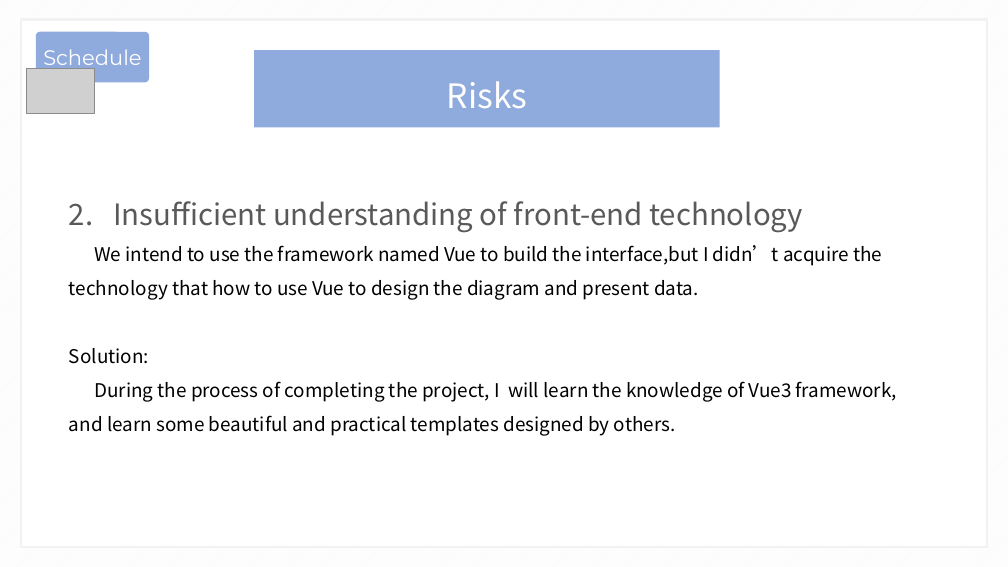
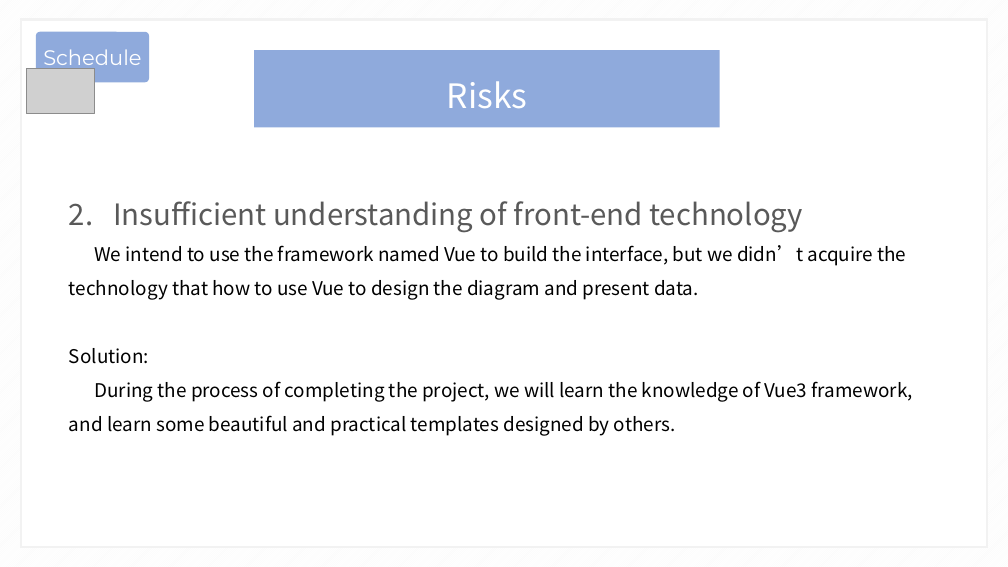
Before and after one commit to WhoopsLeo/Air-Quality-Visualization-System-frontend, a slide deck: slide 13 of 软件项目管理第一次演讲.pptx (slide 11 before the commit). Drawn at 1008x567 pixels with LibreOffice and Linux fonts; fonts in the diff are those of the drawing; grey boxes stand for pictures. Boxes give left, top, right and bottom in pixels: in the first picture for what was removed or moved away, otherwise in the second. Text is boxed around its words. In the diff, an @@ line names an element or a change of style, - is before the commit and + after.

```diff
--- a/软件项目管理第一次演讲.pptx
+++ b/软件项目管理第一次演讲.pptx
@@ text at [69, 245, 906, 300]: text changed @@
-We intend to use the framework named Vue to build the interface,but I didn’t acquire the technology that how to use Vue to design the diagram and present data.
+We intend to use the framework named Vue to build the interface, but we didn’t acquire the technology that how to use Vue to design the diagram and present data.
@@ text at [69, 381, 913, 436]: text changed @@
-During the process of completing the project, I will learn the knowledge of Vue3 framework, and learn some beautiful and practical templates designed by others.
+During the process of completing the project, we will learn the knowledge of Vue3 framework, and learn some beautiful and practical templates designed by others.
```
Also in this commit, not shown: 1 other slide changed, 2 slides added.
